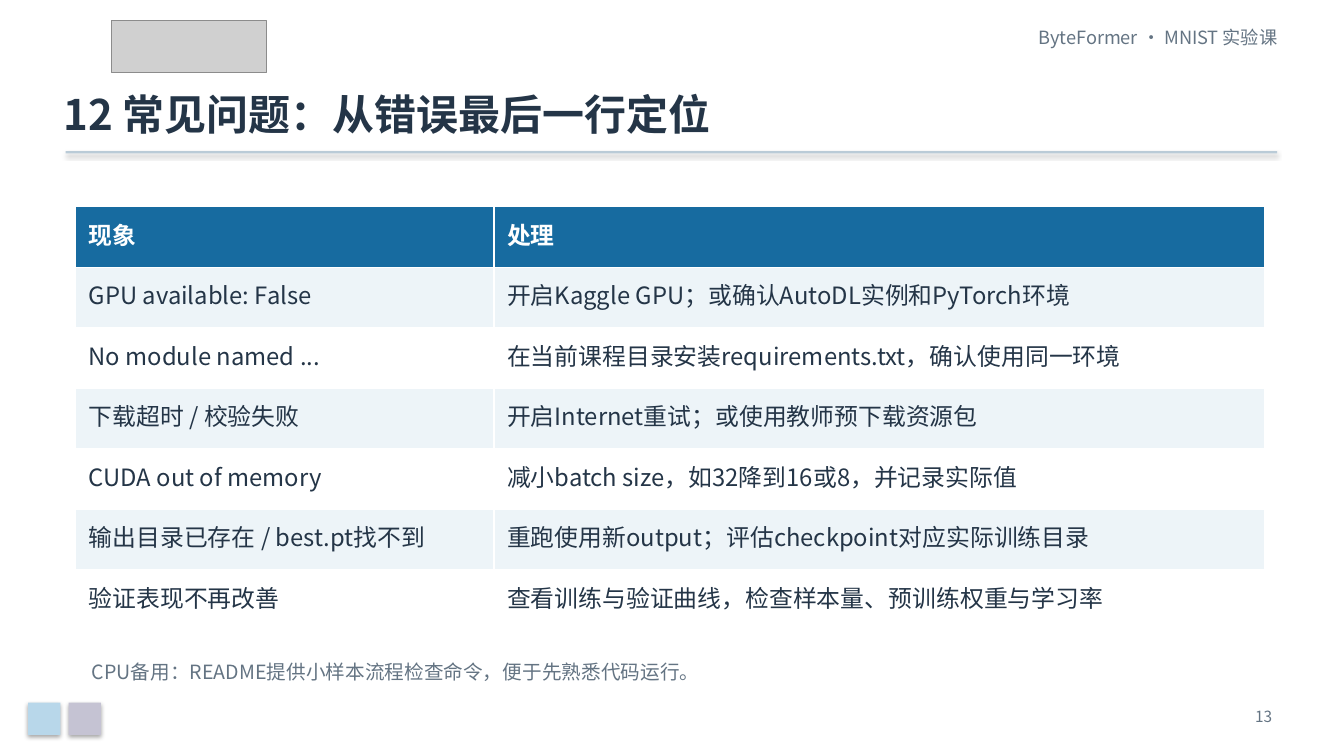
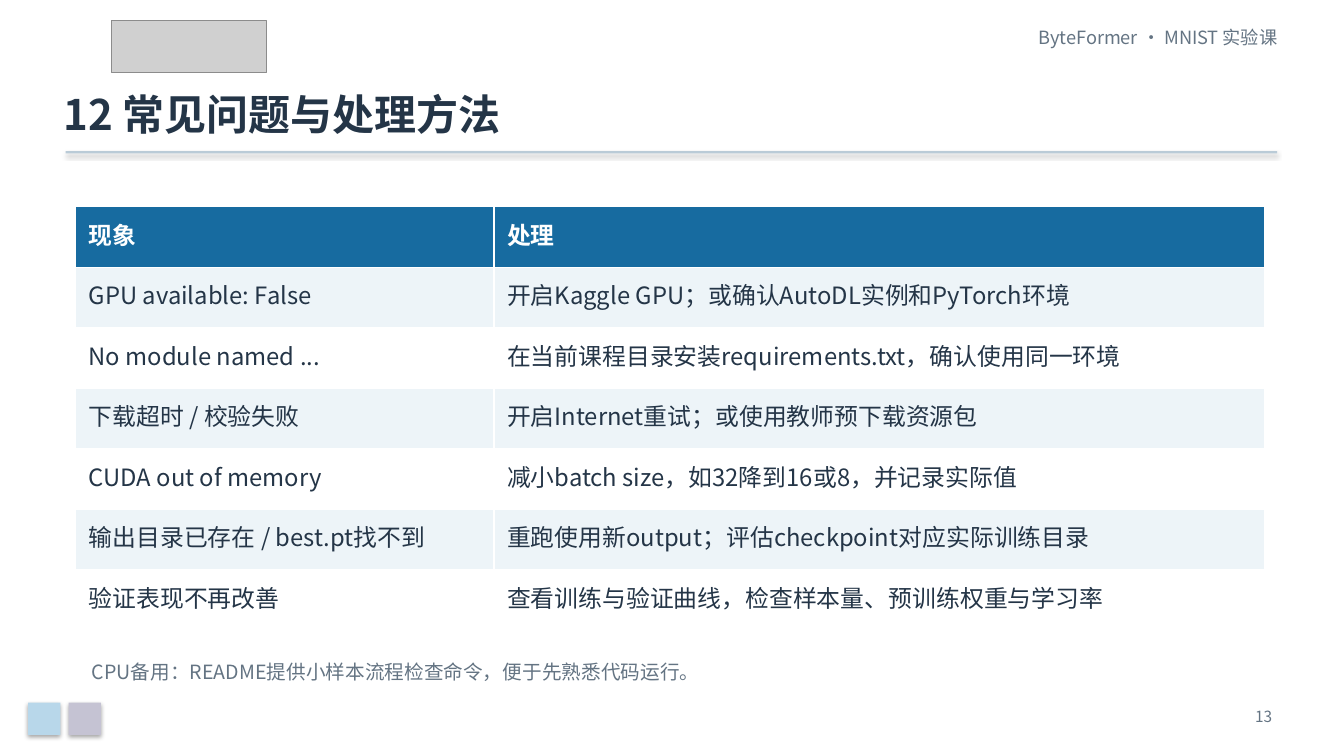
Before and after one commit to Franklin-L/byteformer-mnist-course, a slide deck: slide 13 of docs/ByteFormer_MNIST_零基础实验课.pptx. Drawn at 1344x756 pixels with LibreOffice and Linux fonts; fonts in the diff are those of the drawing; grey boxes stand for pictures. Boxes give left, top, right and bottom in pixels: in the first picture for what was removed or moved away, otherwise in the second. Text is boxed around its words. In the diff, an @@ line names an element or a change of style, - is before the commit and + after.

```diff
--- a/docs/ByteFormer_MNIST_零基础实验课.pptx
+++ b/docs/ByteFormer_MNIST_零基础实验课.pptx
@@ text at (63, 94, 501, 134): text changed @@
-12 常见问题：从错误最后一行定位
+12 常见问题与处理方法
```
Also in this commit, not shown: 12 other slides changed, 2 other files.
